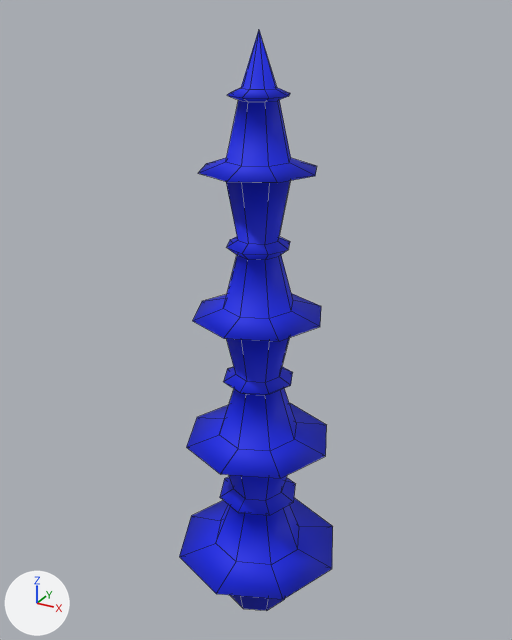
Renders of the FBX model Firekeeper/Assets/3D Assets/trees/tree3.fbx from each side of a commit.
Before and after are seen from a 50 mm camera at (4.35, -7.99, 8.89) aimed at (-0.13, 0.17, 4.81). The axes (+X, +Y, +Z) are drawn at lower left. The lights are the same throughout. Mesh edges are drawn as thin lines.
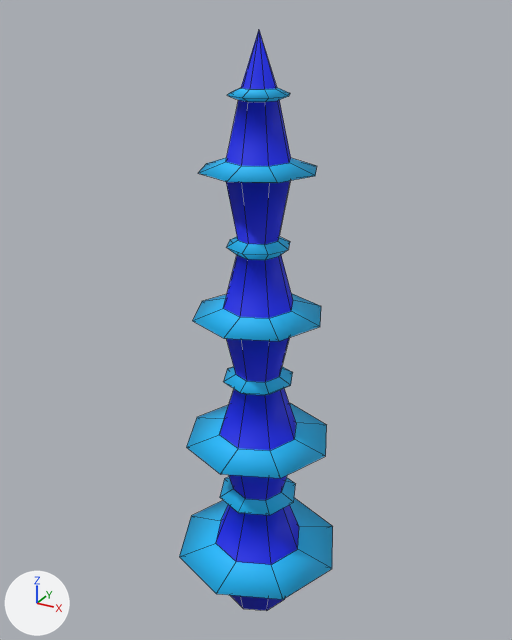
What changed in the scene script:
```text
Add mat_tree_blue_2:
    mat_tree_blue_2 = principled_material('tree_blue_2')
    mat_tree_blue_2.base_color = (0.00795, 0.516, 1.0)  # cyan #16beff
    mat_tree_blue_2.roughness = 0.69
Change me_circle_005:
    where me_circle_005.from_pydata(...)  # 202 vertices, 208 faces; spans x -1.29..1.29, y -1.29..1.29, z 0.0..8.66
    used by ob_circle_003; location = (0.0, 0.0, 0.0)
    me_circle_005 part 1: 32 of the faces centred in x -0.86..0.86, y -0.86..0.86, z 0.95..2.06 switch from mat_tree_blue (blue #021ee7) to mat_tree_blue_2 (cyan #16beff)
    me_circle_005 part 2: 32 of the faces centred in x -0.73..0.73, y -0.73..0.73, z 2.94..4.05 switch from mat_tree_blue (blue #021ee7) to mat_tree_blue_2 (cyan #16beff)
    me_circle_005 part 3: 32 of the faces centred in x -0.62..0.62, y -0.62..0.62, z 4.94..6.04 switch from mat_tree_blue (blue #021ee7) to mat_tree_blue_2 (cyan #16beff)
    me_circle_005 part 4: 32 of the faces centred in x -0.53..0.53, y -0.53..0.53, z 6.96..7.96 switch from mat_tree_blue (blue #021ee7) to mat_tree_blue_2 (cyan #16beff)
```

Pixel boxes [x1, y1, x2, y2] of what changed, in the pictures (512 x 640 px):
part 1 of me_circle_005, recoloured
    both: [179, 477, 333, 599]
part 2 of me_circle_005, recoloured
    both: [187, 367, 327, 478]
part 3 of me_circle_005, recoloured
    both: [193, 237, 321, 341]
part 4 of me_circle_005, recoloured
    both: [198, 87, 317, 183]
